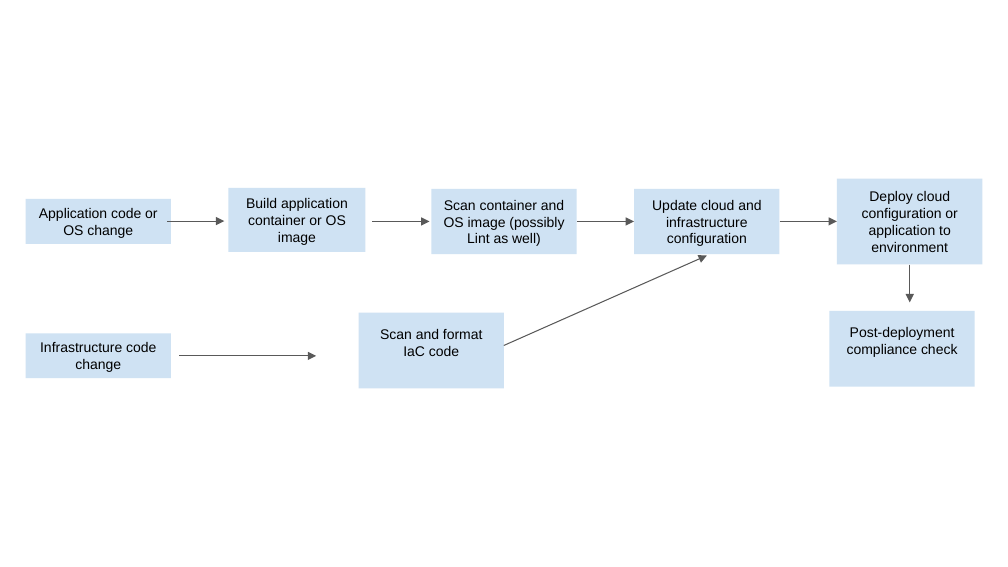
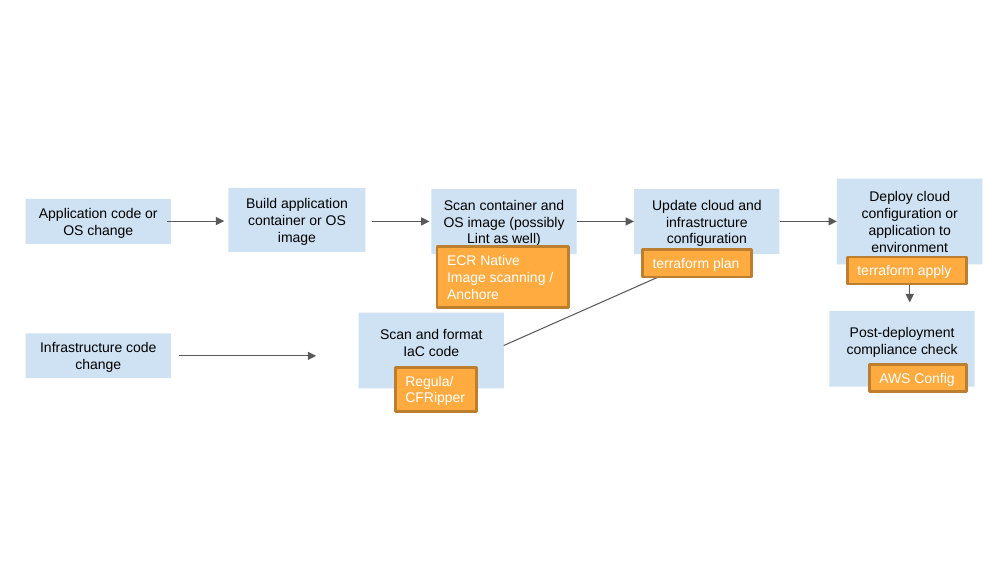
Before and after one commit to kinshuk4/cand-p3-security, a slide deck: slide 2 of exercise5/DevOpsPipeline.pptx. Drawn at 1008x567 pixels with LibreOffice and Linux fonts; fonts in the diff are those of the drawing. Boxes give left, top, right and bottom in pixels: in the first picture for what was removed or moved away, otherwise in the second. Text is boxed around its words. In the diff, an @@ line names an element or a change of style, - is before the commit and + after.

```diff
--- a/exercise5/DevOpsPipeline.pptx
+++ b/exercise5/DevOpsPipeline.pptx
@@ rectangle added at (437, 246, 569, 307), fill #FFAB40, outline #BD7F2F 2 pt, 10 pt, text #FFFFFF @@
+ECR Native
+Image scanning /
+Anchore
@@ rectangle added at (643, 250, 752, 277), fill #FFAB40, outline #BD7F2F 2 pt, 10 pt, text #FFFFFF @@
+terraform plan
@@ rectangle added at (848, 257, 967, 284), fill #FFAB40, outline #BD7F2F 2 pt, 10 pt, text #FFFFFF @@
+terraform apply
@@ rectangle added at (395, 367, 476, 411), fill #FFAB40, outline #BD7F2F 2 pt, 10 pt, text #FFFFFF @@
+Regula/
+CFRipper
@@ rectangle added at (869, 365, 966, 392), fill #FFAB40, outline #BD7F2F 2 pt, 10 pt, text #FFFFFF @@
+AWS Config
```
Also in this commit, not shown: 6 other files.
